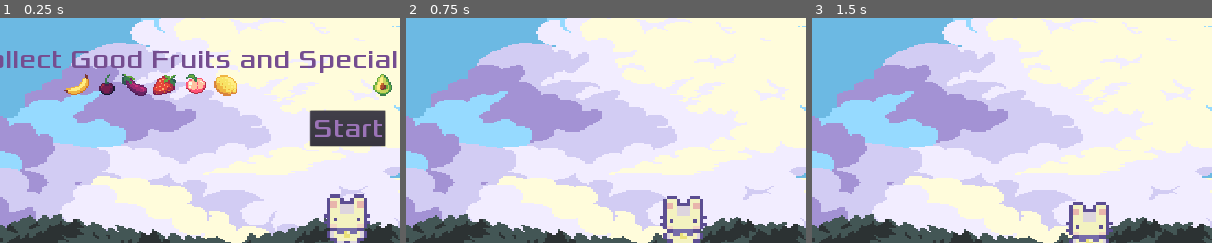
Above: before the commit, frames 1-3 (left to right).
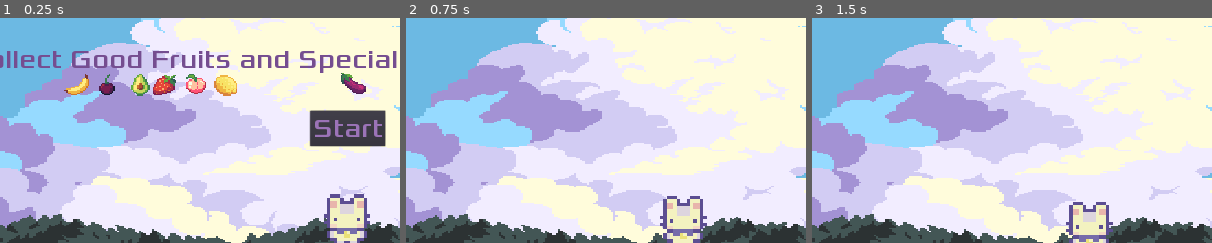
Above: after the commit, the same moments.

Repository: ColinKYuen/BQ-Game-Jam
Game: Godot game, scene res://Scenes/Main.tscn
Same seed, same stepped clock (60 frames per second), same inputs: the game is played once before the commit and once after it.
Inputs:
- Up to frame 1 (0.25 s): no input
- Up to frame 2 (0.75 s): click "Start" at 0.5 s
- Up to frame 3 (1.5 s): tap Enter at 1.25 s; hold D (move_right) from 1.28 s (still down)
The pictures show only the part of the screen within x 7-57%, y 41-91%; the shares and areas given below are measured in that part.

The runs differ from the first frame. In frame 1, 1.1% of the frame differs, in the area x 30-98%, y 24-35%; in frame 2, nothing differs; in frame 3, nothing differs.

Commit message:
added separate music for starting screen and game over sound effect

Diff:
--- a/Scenes/HUD.tscn
+++ b/Scenes/HUD.tscn
@@ -7,6 +7,7 @@
 [ext_resource path="res://Sounds/sounds/error_007.ogg" type="AudioStream" id=5]
 [ext_resource path="res://Sounds/sounds/powerUp2.ogg" type="AudioStream" id=6]
 [ext_resource path="res://Sounds/sounds/confirmation_001.ogg" type="AudioStream" id=7]
+[ext_resource path="res://Sounds/sounds/Game Over Sound Effect (1).mp3" type="AudioStream" id=8]
 
 [sub_resource type="DynamicFont" id=1]
 size = 64
@@ -159,7 +160,7 @@
 frame = 15
 
 [node name="Eggplant" type="Sprite" parent="Fruits"]
-position = Vector2( 451, 603 )
+position = Vector2( 975, 599 )
 scale = Vector2( 3.75, 3.25 )
 texture = ExtResource( 4 )
 hframes = 38
@@ -199,7 +200,7 @@
 frame = 27
 
 [node name="Avocado" type="Sprite" parent="Fruits"]
-position = Vector2( 1046, 602 )
+position = Vector2( 464, 602 )
 scale = Vector2( 3.75, 3.25 )
 texture = ExtResource( 4 )
 hframes = 38
@@ -217,5 +218,9 @@
 stream = ExtResource( 6 )
 volume_db = 10.0
 
+[node name="GameOver" type="AudioStreamPlayer" parent="."]
+stream = ExtResource( 8 )
+volume_db = -15.0
+
 [connection signal="pressed" from="StartButton" to="." method="_on_StartButton_pressed"]
 [connection signal="timeout" from="MessageTimer" to="." method="_on_MessageTimer_timeout"]
--- a/Scenes/Main.tscn
+++ b/Scenes/Main.tscn
@@ -1,10 +1,13 @@
-[gd_scene load_steps=6 format=2]
+[gd_scene load_steps=9 format=2]
 
 [ext_resource path="res://Scenes/Player.tscn" type="PackedScene" id=1]
 [ext_resource path="res://Scripts/Main.gd" type="Script" id=2]
 [ext_resource path="res://Scenes/HUD.tscn" type="PackedScene" id=3]
 [ext_resource path="res://Scenes/Floor.tscn" type="PackedScene" id=4]
 [ext_resource path="res://art/s4m_ur4i-bg_clouds.png" type="Texture" id=5]
+[ext_resource path="res://Sounds/music/Retro Beat.ogg" type="AudioStream" id=6]
+[ext_resource path="res://Sounds/music/Swinging Pants.ogg" type="AudioStream" id=7]
+[ext_resource path="res://Sounds/sounds/Game Over Sound Effect (1).mp3" type="AudioStream" id=8]
 
 [node name="Main" type="Node2D"]
 script = ExtResource( 2 )
@@ -91,6 +94,19 @@
 [node name="Floor23" parent="Floor" instance=ExtResource( 4 )]
 position = Vector2( 1944, 1064 )
 
+[node name="BackgroundMusic" type="AudioStreamPlayer" parent="."]
+stream = ExtResource( 6 )
+volume_db = -9.0
+
+[node name="GameOver" type="AudioStreamPlayer" parent="."]
+stream = ExtResource( 8 )
+volume_db = -15.0
+
+[node name="BackgroundMusicStart" type="AudioStreamPlayer" parent="."]
+stream = ExtResource( 7 )
+volume_db = -15.0
+autoplay = true
+
 [connection signal="start_game" from="HUD" to="." method="new_game"]
 [connection signal="start_game" from="HUD" to="HUD" method="_on_HUD_start_game"]
 [connection signal="start_game" from="HUD" to="Player" method="new_game"]
--- a/Scenes/Player.tscn
+++ b/Scenes/Player.tscn
@@ -1,8 +1,7 @@
-[gd_scene load_steps=14 format=2]
+[gd_scene load_steps=13 format=2]
 
 [ext_resource path="res://Scripts/Player.gd" type="Script" id=1]
 [ext_resource path="res://art/sprites.png" type="Texture" id=2]
-[ext_resource path="res://Sounds/music/Retro Beat.ogg" type="AudioStream" id=3]
 [ext_resource path="res://Sounds/sounds/jump1.ogg" type="AudioStream" id=4]
 [ext_resource path="res://Sounds/sounds/error_007.ogg" type="AudioStream" id=5]
 [ext_resource path="res://Sounds/sounds/powerUp2.ogg" type="AudioStream" id=6]
@@ -62,11 +61,6 @@
 frames = SubResource( 6 )
 animation = "walk"
 
-[node name="BackgroundMusic" type="AudioStreamPlayer" parent="."]
-stream = ExtResource( 3 )
-volume_db = -9.0
-autoplay = true
-
 [node name="DashSound" type="AudioStreamPlayer" parent="."]
 stream = ExtResource( 4 )
 volume_db = -13.0
--- a/Scripts/HUD.gd
+++ b/Scripts/HUD.gd
@@ -84,15 +84,17 @@
 		highscore = score
 
 func _on_HUD_fruit_hit():
-	$HitBadFruit.stream.loop = false
-	$HitBadFruit.play()
 	lives -= 1
 	print("current lives: " + str(lives))
 	match (lives):
 		2:
 			$Life1.set_frame(1)
+			$HitBadFruit.stream.loop = false
+			$HitBadFruit.play()
 		1:
 			$Life2.set_frame(1)
+			$HitBadFruit.stream.loop = false
+			$HitBadFruit.play()
 		_:
 			# Gameover
 			$Life3.set_frame(1)
--- a/Scripts/Main.gd
+++ b/Scripts/Main.gd
@@ -22,6 +22,8 @@
 var fruit_container
 
 func new_game():
+	$BackgroundMusicStart.stop()
+	$BackgroundMusic.play()
 	is_game_started = true
 	fruit_container = Node2D.new()
 	fruit_container.name = "fruit_container"
@@ -29,6 +31,8 @@
 
 func _process(delta):
 	if is_game_started:
+
+
 		spawn_timer += delta
 		$Player.norm_speed = 300 + ($HUD.score * 10)
 		if spawn_timer > base_spawn_delay / ((100 + $HUD.score) * 0.01):
@@ -82,6 +86,11 @@
 		spawn_fruit.connect("fruit_hit", $Player, "_on_Player_fruit_hit")
 
 func game_over():
+	$BackgroundMusic.stop()
+	$GameOver.stream.loop = false
+	$GameOver.play()
+
+	$BackgroundMusicStart.play()
 	is_game_started = false
 	$Player.is_game_started = false
 	$Player.position.x = window_width / 2
Not shown: 1 places in Scenes/HUD.tscn that only renumber resources
Not shown, added: Sounds/sounds/Game Over Sound Effect (1).mp3.import
Binary file added: art/durian1.png
Not shown, added: art/durian1.png.import
Not shown, added: export_presets.cfg
Not shown, added: Sounds/sounds/Game Over Sound Effect (1).mp3
